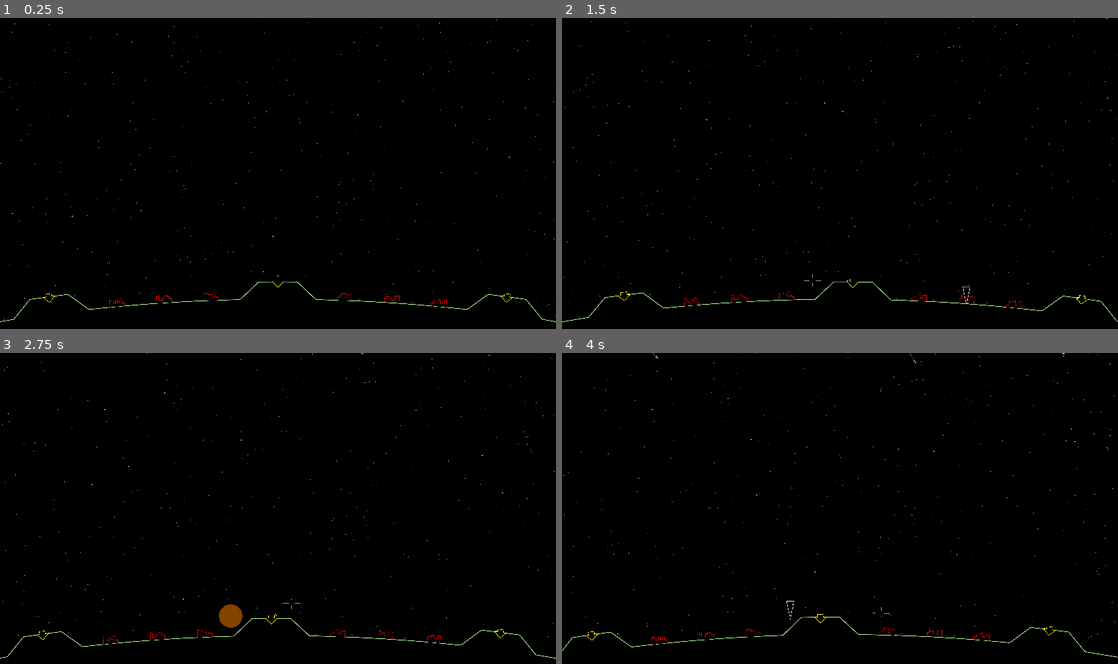
Above: before the commit, frames 1-4 (two rows, left to right).
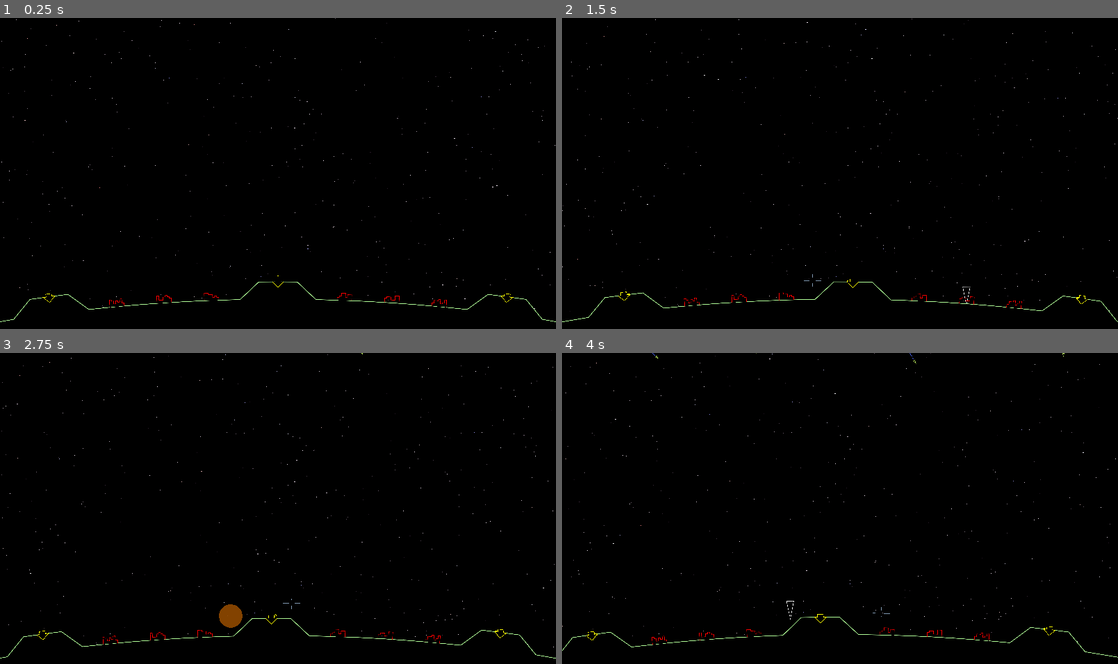
Above: after the commit, the same moments.

Repository: tartley/missile-commander
Game: Godot game, scene res://src/main/main.tscn
The game is run twice, just before and just after one commit, with the same random seed, the same clock (stepped at 60 frames per second) and the same inputs.
Inputs (mouse positions are in pixels of both pictures, inside the frame that each line leads up to):
- Up to frame 1 (0.25 s): no input
- Up to frame 2 (1.5 s): tap Enter at 0.5 s; move the mouse to (867, 173) at 0.52 s; tap Space at 1.25 s; move the mouse to (812, 176) at 1.27 s; hold A from 1.28 s (still down)
- Up to frame 3 (2.75 s): move the mouse to (289, 502) at 2.02 s; release A at 2.03 s
- Up to frame 4 (4 s): move the mouse to (834, 514) at 2.77 s; move the mouse to (878, 511) at 3.52 s; hold A from 3.53 s (still down)

The runs differ from the first frame. In frame 1, 0.2% of the frame differs, in the area x 0-100%, y 0-97%; in frame 2, 0.2%; in frame 3, 0.2%, in the area x 0-100%, y 0-95%; in frame 4, 0.2%.

Commit message:
Functional decomposition in star generation

Diff:
--- a/src/main/sky.gd
+++ b/src/main/sky.gd
@@ -2,34 +2,44 @@
 
 var ground:Node2D
 
-func _draw():
+const STAR_COUNT := 1000
+
+func get_star_verts() -> Array[Vector2]:
+    var x := randf_range(-2800.0, 2800.0)
+    var y: = randf_range(
+        ground.RADIUS - get_viewport_rect().size.y * 0.14,
+        ground.RADIUS + get_viewport_rect().size.y * 1.04
+    )
+    var size := randf_range(2.0, 6.0)
+    return [
+        Vector2(x, y),
+        Vector2(x + size, y),
+    ]
+
+func get_stars_verts(count:int) -> Array[Vector2]:
     var verts: Array[Vector2] = []
-    var x: float
-    var y: float
-    var colors: Array[Color] = []
+    for _i in range(count):
+        verts.append_array(get_star_verts())
+    return verts
+
+func get_star_color() -> Color:
     var color:Color
     var bright:float
-    var size:float
-    for i in range(1000):
-        # choose position and size
-        x = randf_range(-2800.0, 2800.0)
-        y = randf_range(
-            ground.RADIUS - get_viewport_rect().size.y * 0.14,
-            ground.RADIUS + get_viewport_rect().size.y * 1.04
-        )
-        size = randf_range(2.0, 6.0)
-        verts.append(Vector2(x, y))
-        verts.append(Vector2(x + size, y))
+    bright = randf()
+    if bright > 0.1:
+        color = Color(bright, bright - 0.05, bright)
+    else:
+        var red := randf_range(0.0, 0.9) ** 0.2
+        var blue := randf_range(0.0, 1.0) ** 0.2
+        var green:float = min(red, blue)
+        color = Color(red, green, blue)
+    return color
 
-        # choose a color
-        bright = randf()
-        if bright > 0.05:
-            color = Color(bright, bright - 0.05, bright)
-        else:
-            var red = randf_range(0.0, 0.9) ** 0.2
-            var blue = randf_range(0.0, 1.0) ** 0.2
-            var green = min(red, blue)
-            color = Color(red, green, blue)
-        colors.append(color)
+func get_stars_colors(count:int) -> Array[Color]:
+    var colors: Array[Color] = []
+    for _i in range(count):
+        colors.append(get_star_color())
+    return colors
 
-    draw_multiline_colors(verts, colors, 4.0)
+func _draw():
+    draw_multiline_colors(get_stars_verts(STAR_COUNT), get_stars_colors(STAR_COUNT), 4.0)
